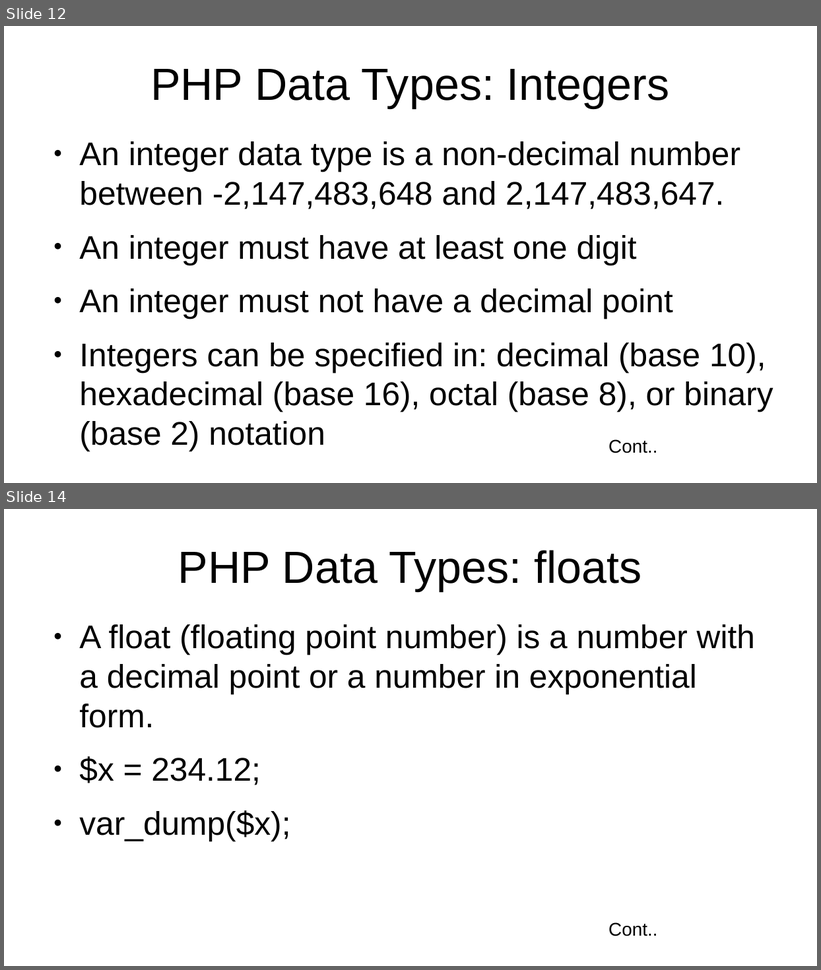
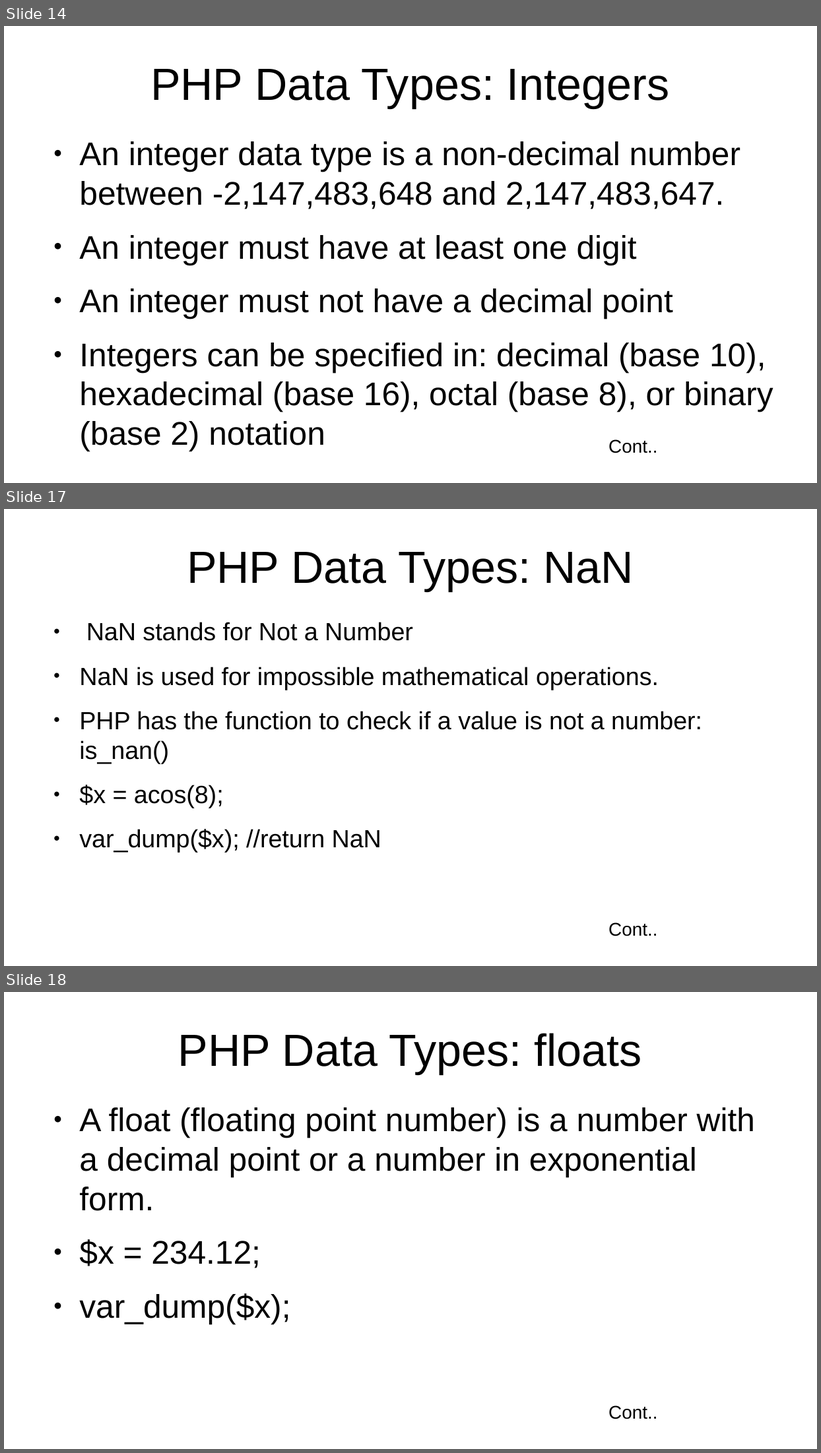
Before and after one commit to jhashuva/MVCTS, a slide deck: php_intro.pptx. Shown one above the other, each under a label of ours: slides 12 and 14 before the commit, slides 14, 17 and 18 after it; the slides between them are not shown. The pictures are 821x970 and 821x1453 pixels, drawn with LibreOffice and Linux fonts; fonts in the diff are those of the drawing. Boxes give left, top, right and bottom in pixels: in the first picture for what was removed or moved away, otherwise in the second. Text is boxed around its words. In the diff, an @@ line names an element or a change of style, - is before the commit and + after.

```diff
--- a/php_intro.pptx
+++ b/php_intro.pptx
@@ slide 17 added at [4, 509, 817, 966], background #FFFFFF @@
@@ text added at [187, 552, 634, 591], 44 pt, text #000000 @@
+PHP Data Types: NaN
@@ text added at [79, 622, 702, 853], 24.3 pt, text #000000 @@
+● NaN stands for Not a Number
+● NaN is used for impossible mathematical operations.
+● PHP has the function to check if a value is not a number: is_nan()
+● $x = acos(8);
+● var_dump($x); //return NaN
@@ text added at [609, 923, 657, 937], 18 pt, text #000000 @@
+Cont..
@@ what was slide 12 is now slide 14 @@
@@ what was slide 14 is now slide 18 @@
```
Also in this commit, not shown: 2 slides changed, 4 other slides added, 2 other files.
